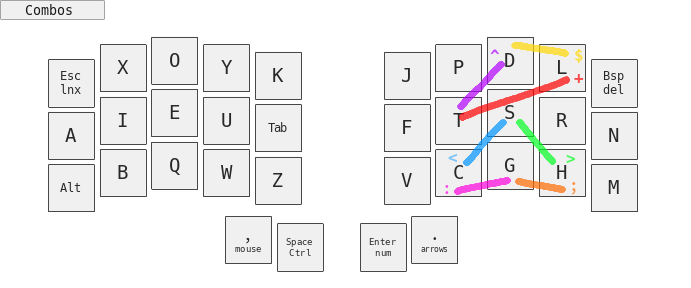
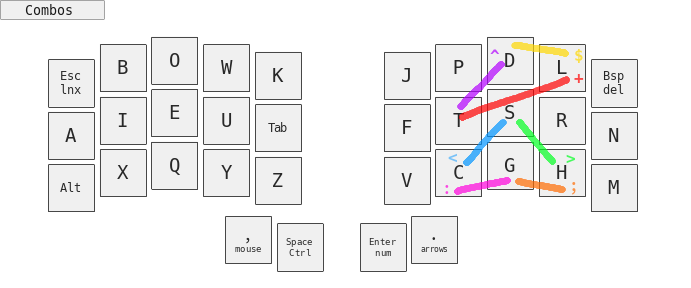
The second 691x288 image is a revision of the first. Changes to its layers:
painted on "^" over [481, 84, 488, 98]
painted on ">" over [519, 141, 540, 150]
painted on "<" over [481, 141, 506, 150]
painted on "base.png" over [48, 36, 638, 272]
